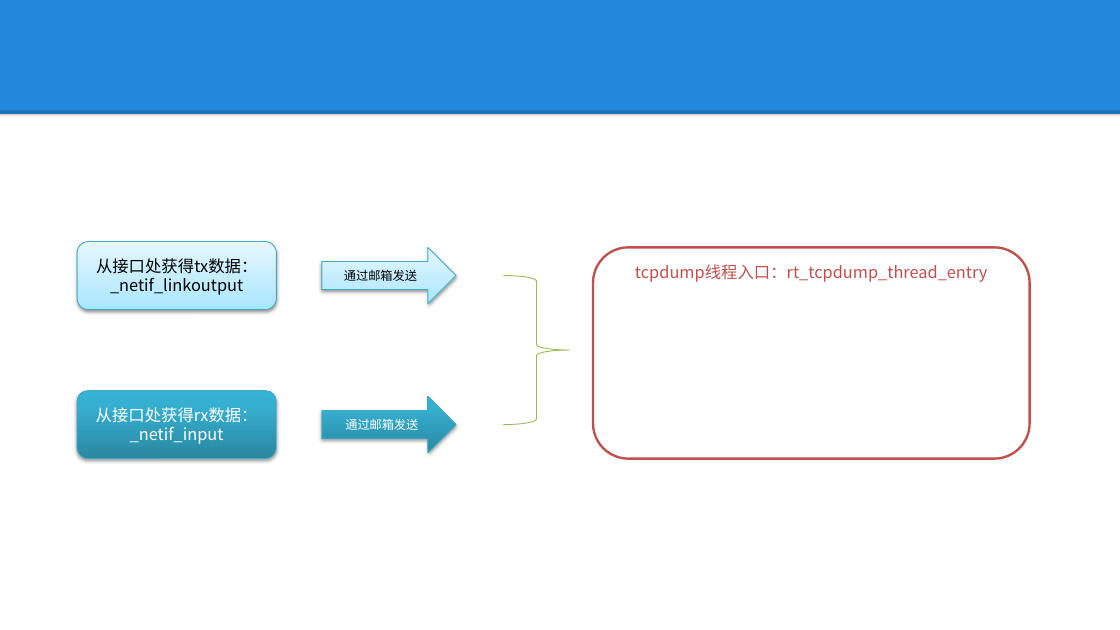
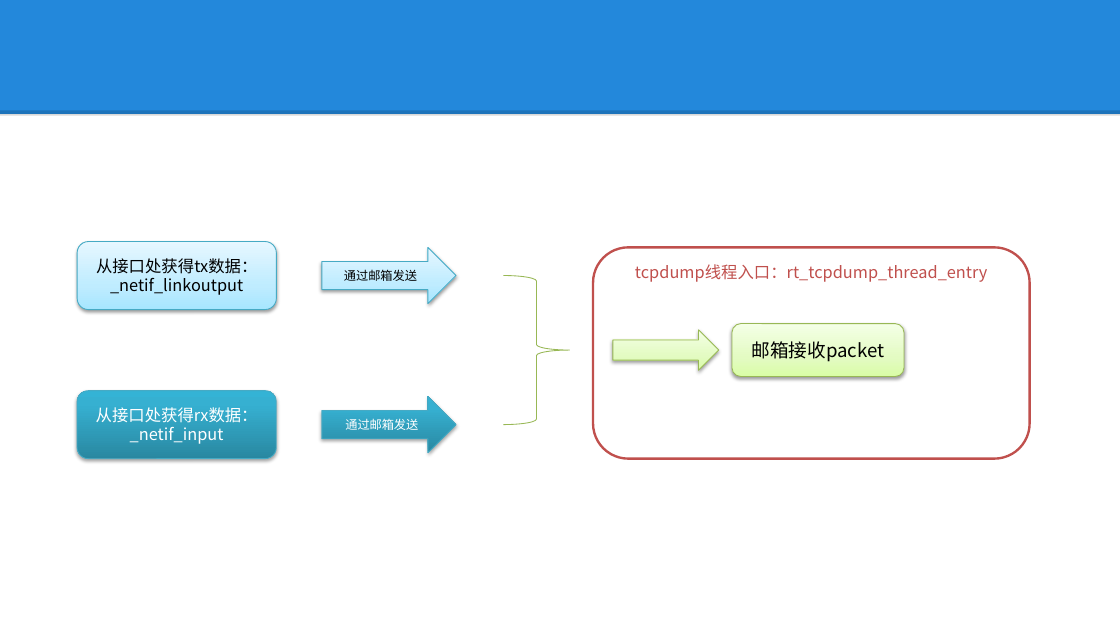
Before and after one commit to lepustse/tcpdump, a slide deck: slide 5 of tcpdump.pptx. Drawn at 1120x630 pixels with LibreOffice and Linux fonts; fonts in the diff are those of the drawing; background and template pictures are left out. Boxes give left, top, right and bottom in pixels: in the first picture for what was removed or moved away, otherwise in the second. Text is boxed around its words. In the diff, an @@ line names an element or a change of style, - is before the commit and + after.

```diff
--- a/tcpdump.pptx
+++ b/tcpdump.pptx
@@ rounded rectangle added at (732, 323, 904, 376), fill gradient #DAFDA7 to #E4FCC2 to #F5FFE7, outline #98B955 0.75 pt, 16 pt, text #000000 @@
+邮箱接收packet
@@ right arrow added at (613, 330, 719, 371), fill gradient #DAFDA7 to #E4FCC2 to #F5FFE7, outline #98B955 0.75 pt @@
```
Also in this commit, not shown: 3 other slides changed.
